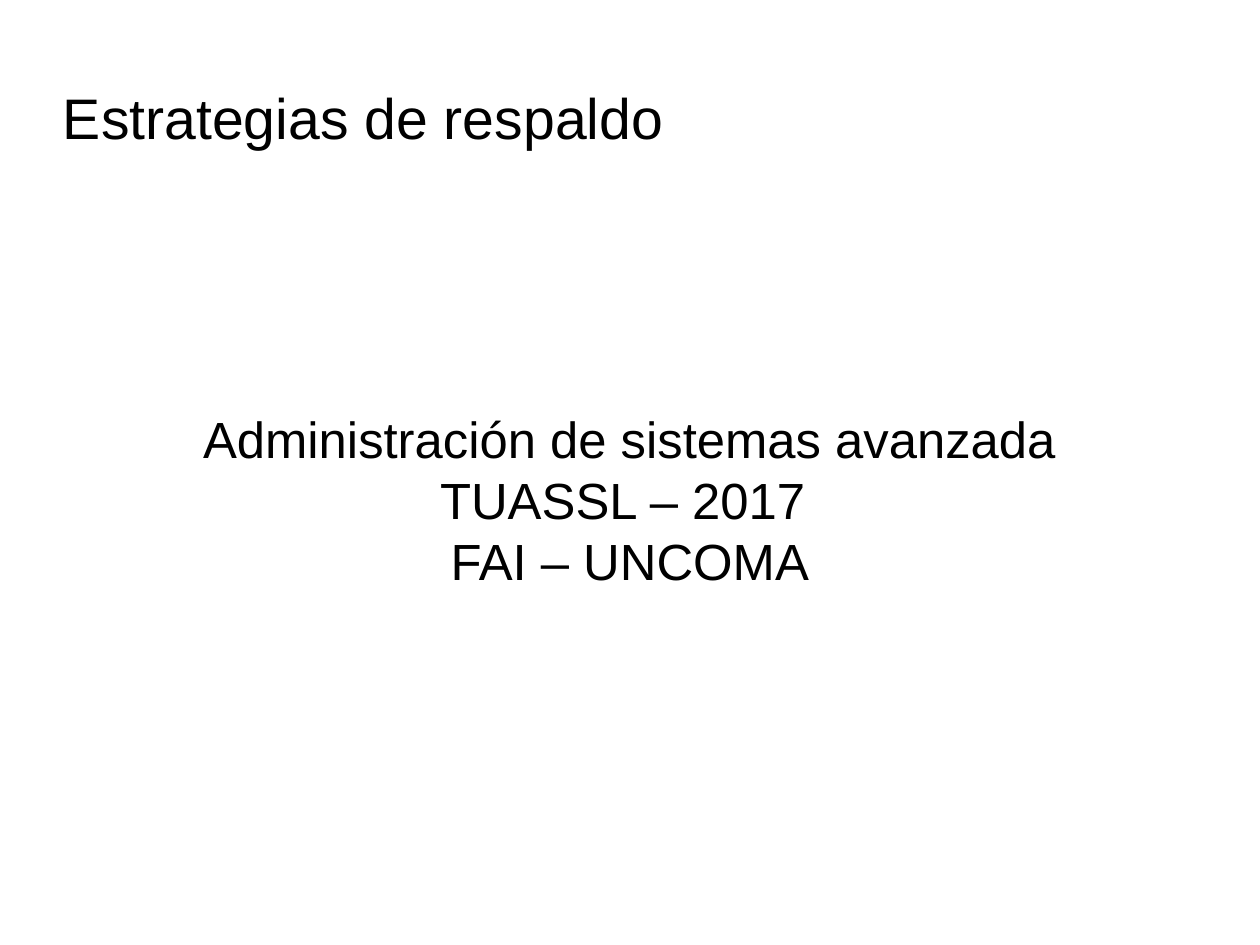
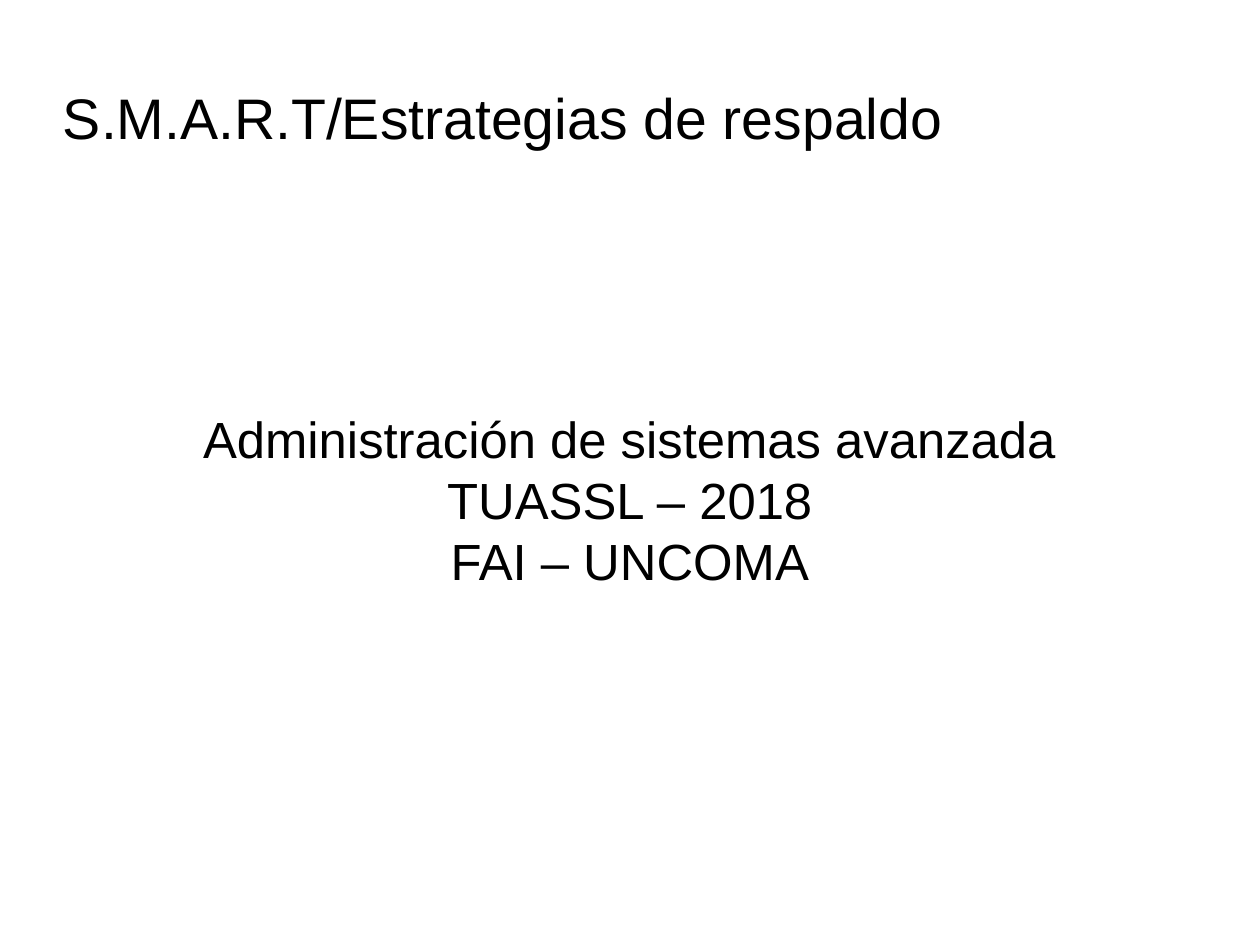
Before and after one commit to niniadcobre/asa, a slide deck: slide 1 of clases/ASA-backup.odp. Drawn at 1260x945 pixels with LibreOffice and Linux fonts; fonts in the diff are those of the drawing; background and template pictures are left out. Boxes give left, top, right and bottom in pixels: in the first picture for what was removed or moved away, otherwise in the second. Text is boxed around its words. In the diff, an @@ line names an element or a change of style, - is before the commit and + after.

```diff
--- a/clases/ASA-backup.odp
+++ b/clases/ASA-backup.odp
@@ title at [63,97,942,150]: text changed @@
-Estrategias de respaldo
+S.M.A.R.T/Estrategias de respaldo
@@ subtitle at [447,483,812,520]: text changed @@
-TUASSL – 2017
+TUASSL – 2018
```
Also in this commit, not shown: 5 other slides changed, 6 slides added, 1 slide removed, 1 other file.
